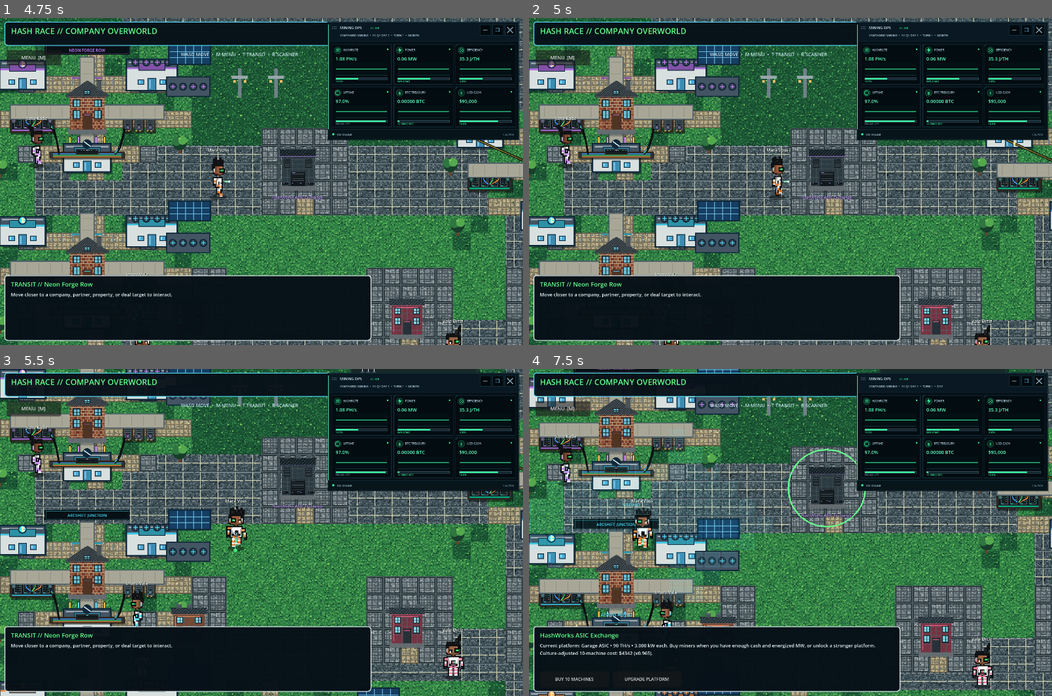
Above: before the commit, frames 1-4 (two rows, left to right).
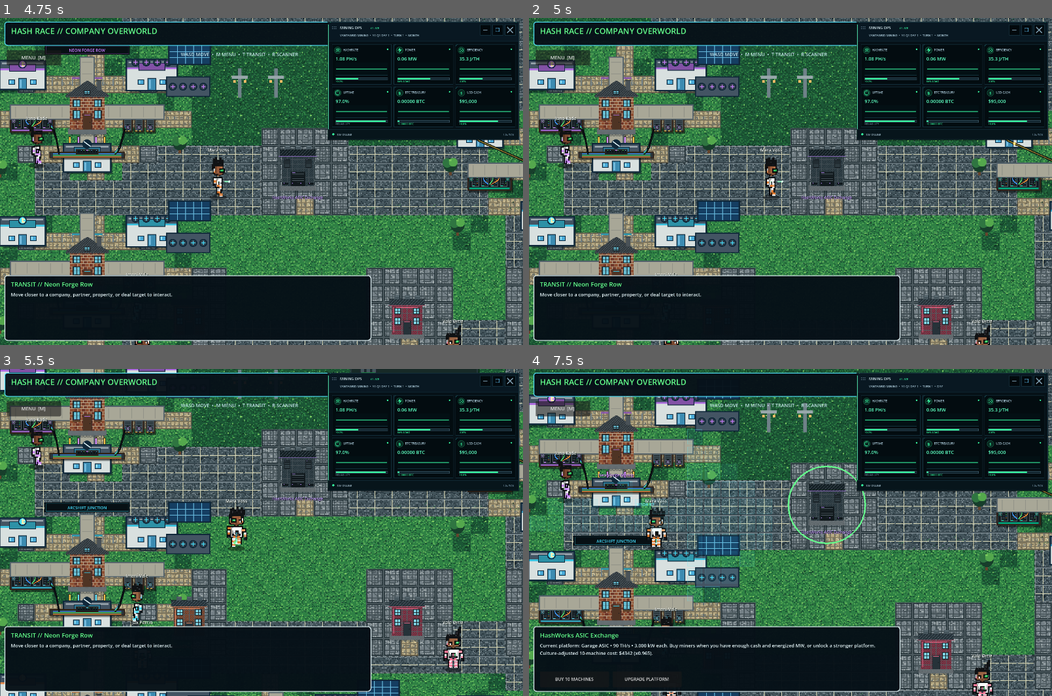
Above: after the commit, the same moments.

Repository: 1freetech/HashRace
Game: Godot game, scene res://scenes/campaign_setup.tscn
Same seed, same stepped clock (60 frames per second), same inputs: the game is played once before the commit and once after it.
Inputs (mouse positions are in pixels of both pictures, inside the frame that each line leads up to):
- Up to frame 1 (4.75 s): click "START MINING RACE" at 0.5 s; click "MENU [M]" at 1.25 s; click "NEXT MINING TOWN [T]" at 2 s; tap Enter at 2.75, 4.35 s; drag from (423, 80) to (313, 109) at 2.77 s; tap Space at 3.5 s; drag from (156, 197) to (235, 246) at 3.52 s; move the mouse to (313, 109) at 4.27 s; hold D from 4.28 s (still down); click (313, 109) at 4.42 s
- Up to frame 2 (5 s): keep holding D
- Up to frame 3 (5.5 s): release D at 5 s; drag from (235, 597) to (104, 483) at 5.02 s
- Up to frame 4 (7.5 s): move the mouse to (947, 581) at 5.77 s; hold A 5.78-6.5 s; tap R at 5.85 s; click (947, 581) at 5.92 s; tap Space at 6.02 s; drag from (633, 483) to (712, 450) at 6.52 s; move the mouse to (816, 532) at 7.27 s; hold S from 7.28 s (still down); tap 1 at 7.35 s; click (816, 532) at 7.42 s

Frame 1 is identical in both runs. In frame 2, 0.4% of the frame differs, in the area x 44-50%, y 39-56%; in frame 3, 42%; in frame 4, 49%, in the area x 0-100%, y 0-100%.

Commit message:
Match navigation collisions to v0.088 building scale

Diff:
--- a/Godot/scripts/world_grid.gd
+++ b/Godot/scripts/world_grid.gd
@@ -6,6 +6,7 @@
 # and water instead of walking through scenery.
 
 const GridNavigation = preload("res://scripts/grid_navigation.gd")
+const WorldScale = preload("res://scripts/world_scale_rules.gd")
 const NAV_CELL_SIZE: float = 48.0
 
 var grid_nav
@@ -48,28 +49,11 @@
         if kind == "rival_rep" or kind == "partner_rep":
             continue
         var pos: Vector2 = entity["pos"]
-        var half_width: float = 102.0
-        var top_height: float = 112.0
-        var bottom_height: float = 72.0
-        if kind == "partner":
-            half_width = 90.0
-            top_height = 72.0
-            bottom_height = 64.0
-        elif kind == "machines" or kind == "power":
-            half_width = 96.0
-            top_height = 68.0
-            bottom_height = 64.0
-        elif kind == "bank" or kind == "land":
-            half_width = 92.0
-            top_height = 106.0
-            bottom_height = 64.0
-        grid_nav.block_rect(Rect2(
-            pos + Vector2(-half_width, -top_height),
-            Vector2(half_width * 2.0, top_height + bottom_height)
-        ))
-        # Leave an interaction apron below each building so pathfinding can
-        # deliver the player to the front door rather than inside the building.
-        grid_nav.carve_world_point(pos + Vector2(0.0, bottom_height + 44.0), 0)
+        if WorldScale.is_building_kind(kind):
+            grid_nav.block_rect(WorldScale.collision_rect(kind, pos))
+            # Use the same scale contract as the renderer so mouse routing lands
+            # on the visible front-door apron instead of an obsolete footprint.
+            grid_nav.carve_world_point(WorldScale.front_door_world_pos(kind, pos), 0)
 
     # The wider v0.052+ layout placed buildings on the old fixed carve points.
     # Carve only the live HQ front-door spawn and a known-open road junction so
